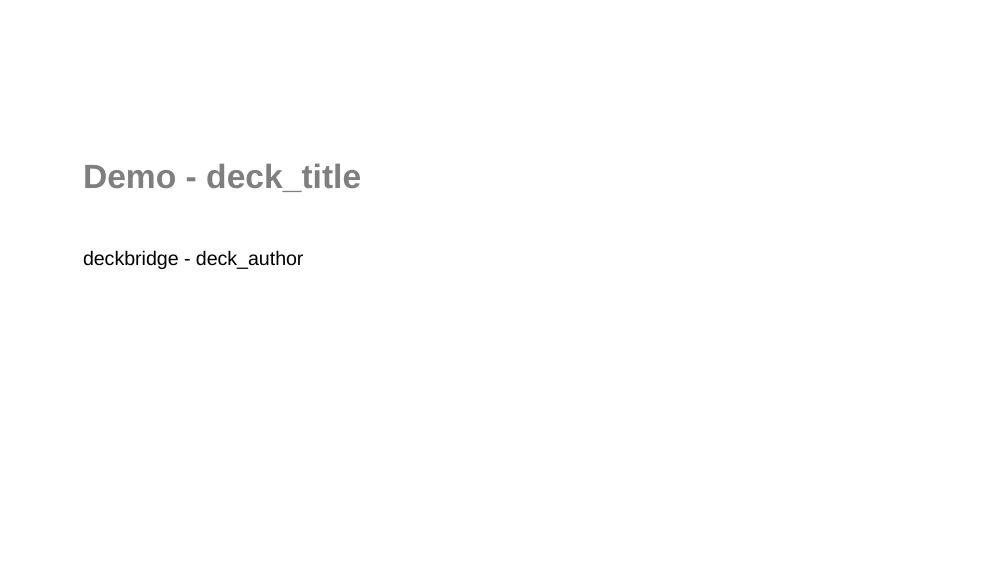
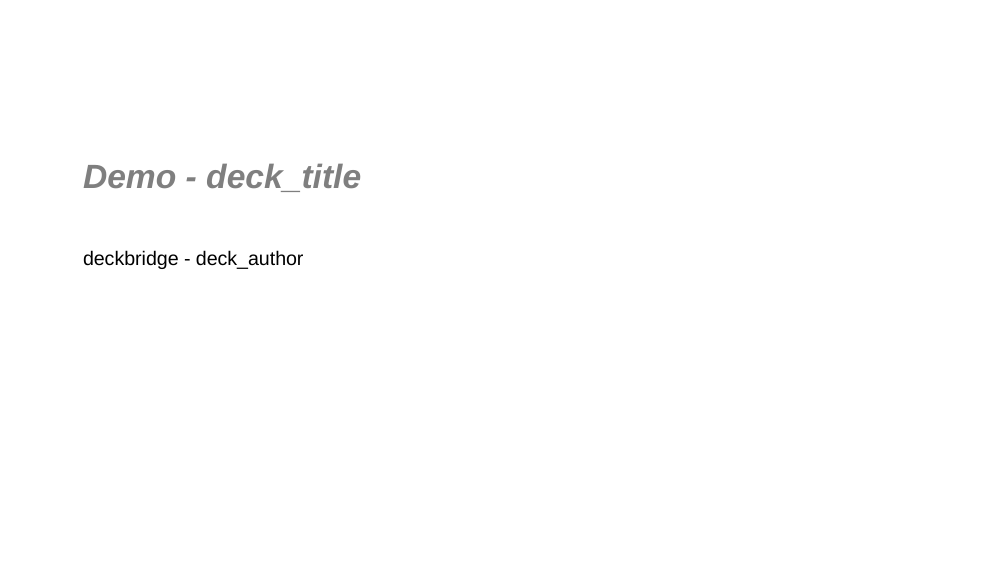
Before and after one commit to josephcobb111/deckbridge, a slide deck: slide 1 of notebooks/demo.pptx. Drawn at 1008x567 pixels with LibreOffice and Linux fonts; fonts in the diff are those of the drawing. Boxes give left, top, right and bottom in pixels: in the first picture for what was removed or moved away, otherwise in the second. Text is boxed around its words. In the diff, an @@ line names an element or a change of style, - is before the commit and + after.

```diff
--- a/notebooks/demo.pptx
+++ b/notebooks/demo.pptx
@@ text "Demo - deck_title" at (83,163,361,192): italic on @@
```
Also in this commit, not shown: 2 other files.
